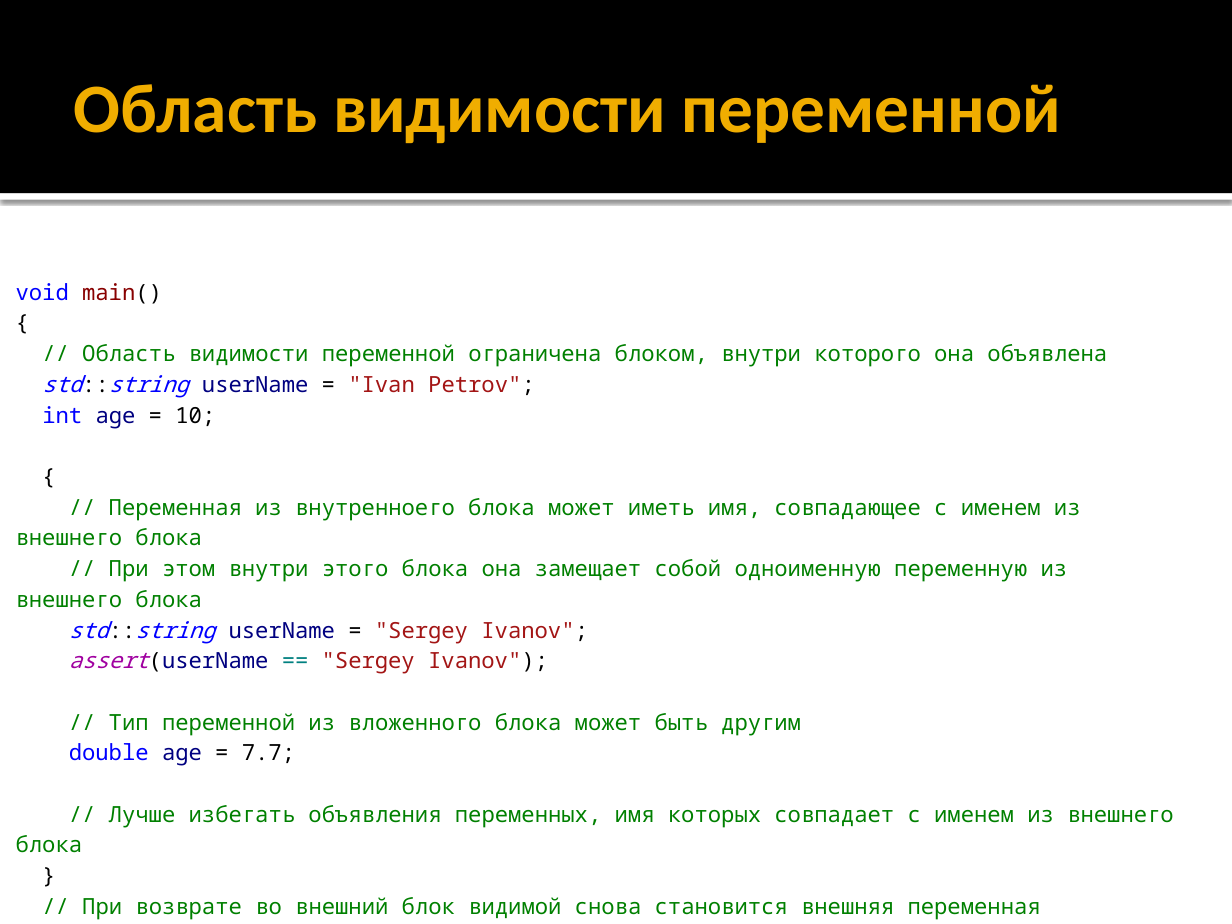
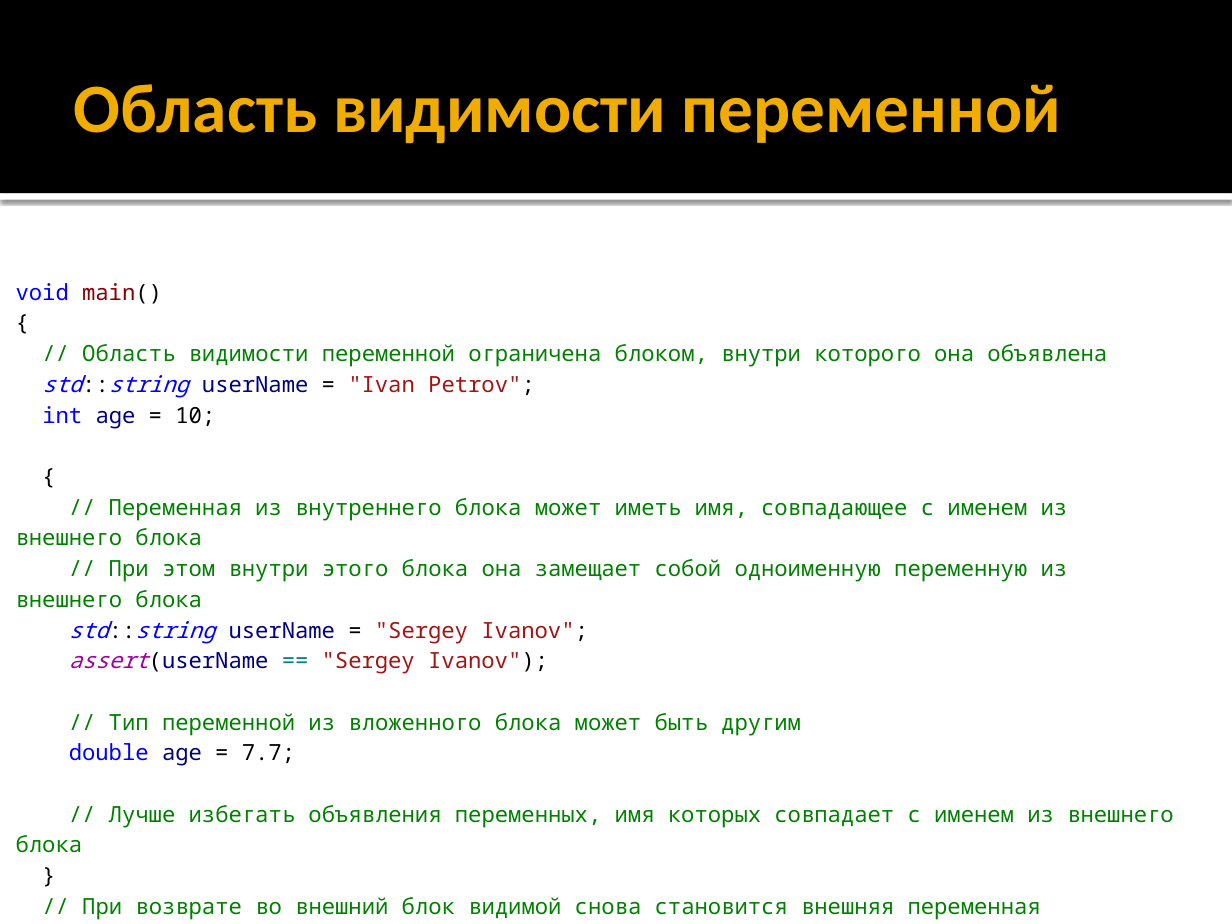
Before and after one commit to alexey-malov/oop, a slide deck: slide 20 of lectures/01/Синтаксис C++.pptx. Drawn at 1232x924 pixels with LibreOffice and Linux fonts; fonts in the diff are those of the drawing. Boxes give left, top, right and bottom in pixels: in the first picture for what was removed or moved away, otherwise in the second. Text is boxed around its words. In the diff, an @@ line names an element or a change of style, - is before the commit and + after.

```diff
--- a/lectures/01/Синтаксис C++.pptx
+++ b/lectures/01/Синтаксис C++.pptx
@@ text at [16,498,1068,546]: text changed @@
-// Переменная из внутренноего блока может иметь имя, совпадающее с именем из внешнего блока
+// Переменная из внутреннего блока может иметь имя, совпадающее с именем из внешнего блока
```
Also in this commit, not shown: 11 other slides changed, 2 slides removed.
